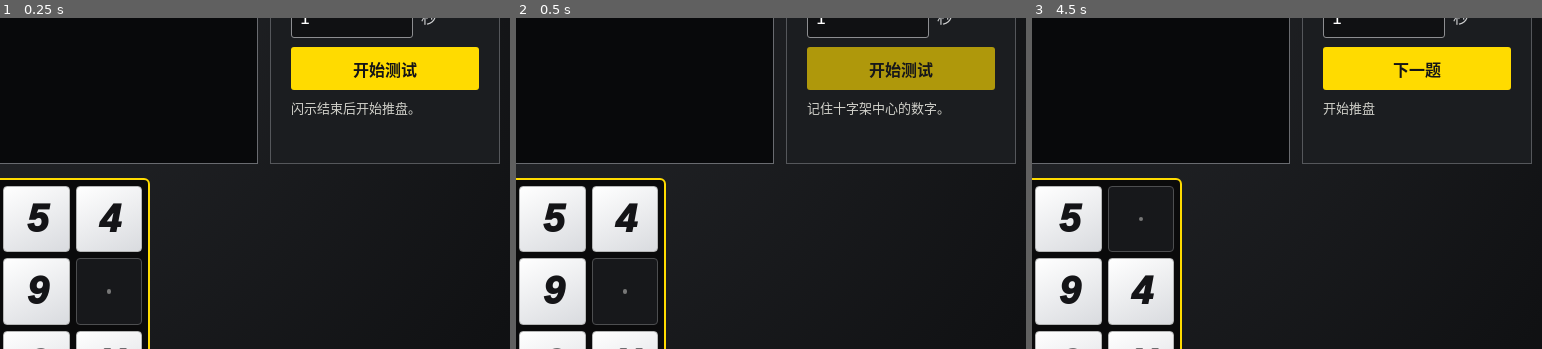
Above: before the commit, frames 1-3 (left to right).
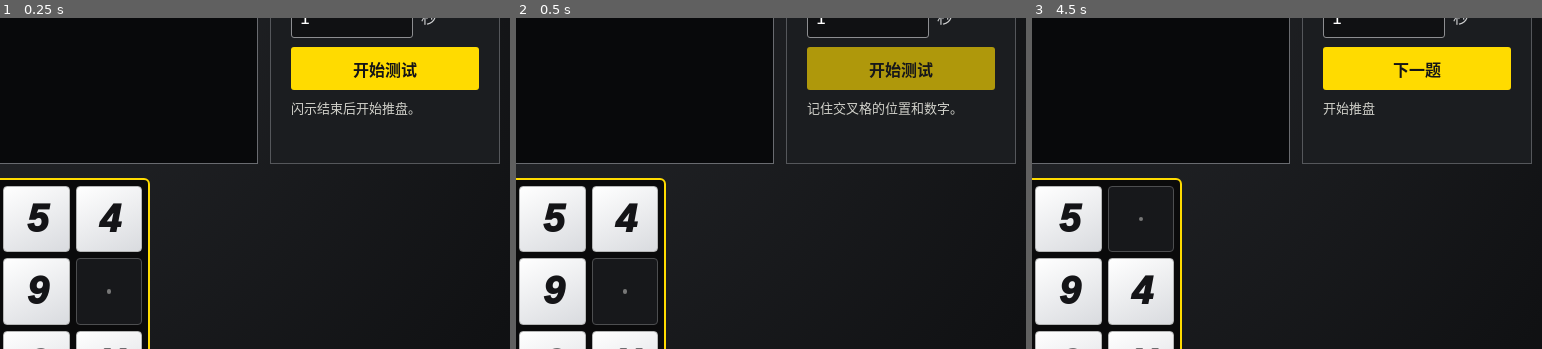
Above: after the commit, the same moments.

Repository: gaojiangjun0805-a11y/block-sum-puzzle
Game: browser game, page index.html
Two runs of this game, one before a commit and one after it. Both use one fixed random seed, a clock stepped at 60 frames per second and the inputs below.
Inputs:
- Up to frame 1 (0.25 s): no input
- Up to frame 2 (0.5 s): click "开始测试" at 0.27 s
- Up to frame 3 (4.5 s): hold Right 1.03-1.53 s; hold Down 1.58-1.85 s; hold Left 1.9-2.47 s; click "10" at 2.02 s; hold Up 2.52-2.82 s; hold Right 2.87-3.53 s; hold Up 3.58-3.82 s; hold Left 3.87-4.3 s; hold Down from 4.35 s (still down)
The pictures show only the part of the screen within x 50-100%, y 25-75%; the shares and areas given below are measured in that part.

Frame 1 is identical in both runs. In frame 2, 0.5% of the frame differs, in the area x 62-87%, y 25-30%; in frame 3, nothing differs.

Commit message:
Prompt recall of the crossing and target sum

Diff:
--- a/game.js
+++ b/game.js
@@ -98,7 +98,7 @@
   phase = 'preview';
   duration.disabled = true;
   start.disabled = true;
-  status.textContent = '记住十字架中心的数字。';
+  status.textContent = '记住交叉格的位置和数字。';
   screenLabel.hidden = false;
   screenLabel.classList.add('countdown');
   targetCells.forEach((cell, index) => cell.classList.toggle('active', goal.indices.includes(index)));
